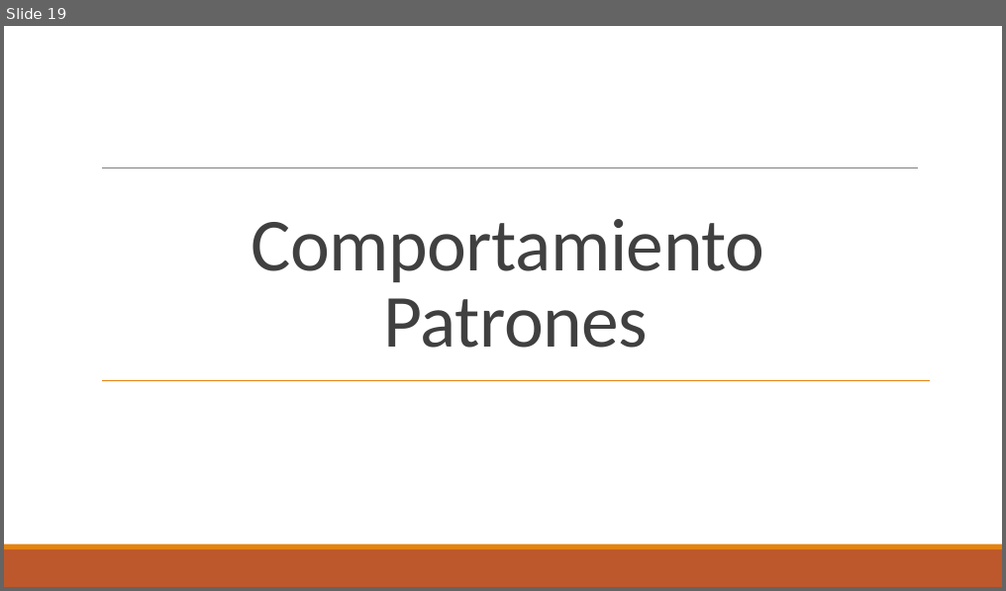
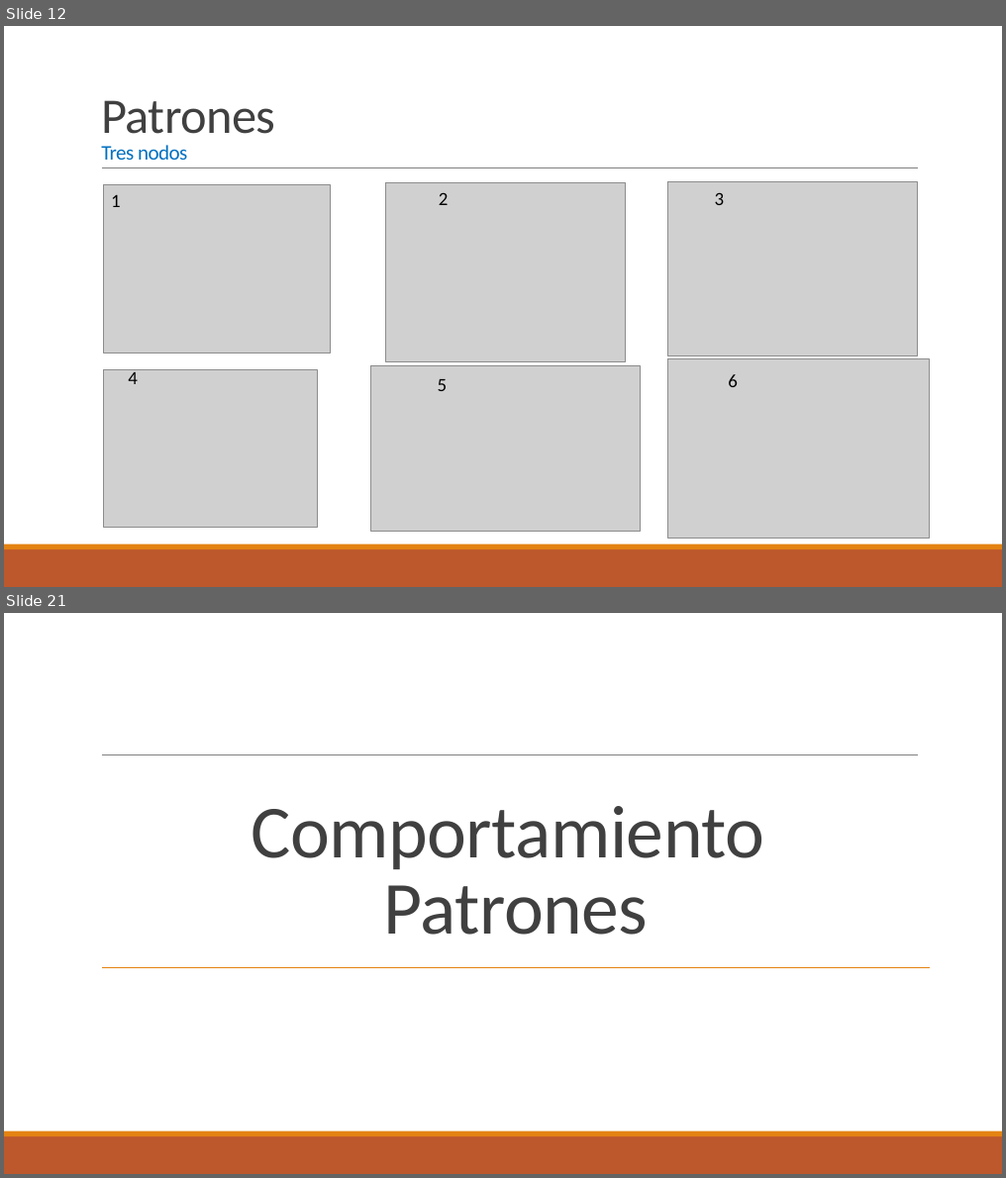
Before and after one commit to cealvarez/Repo-FONDECYT, a slide deck: Tesis/Nicolas/Análisis de Datos.pptx. Shown one above the other, each under a label of ours: slide 19 before the commit, slides 12 and 21 after it; the slides between them are not shown. The pictures are 1006x591 and 1006x1178 pixels, drawn with LibreOffice and Linux fonts; fonts in the diff are those of the drawing; grey boxes stand for pictures. Boxes give left, top, right and bottom in pixels: in the first picture for what was removed or moved away, otherwise in the second. Text is boxed around its words. In the diff, an @@ line names an element or a change of style, - is before the commit and + after.

```diff
--- a/Tesis/Nicolas/Análisis de Datos.pptx
+++ b/Tesis/Nicolas/Análisis de Datos.pptx
@@ slide 12 added at bbox=[4, 26, 1002, 587], background #FFFFFF; not listed: 3 template elements that a slide beside it also shows @@
@@ title added at bbox=[101, 100, 275, 160], 20 pt, text #0070C0 @@
+Patrones
+Tres nodos
@@ picture added at bbox=[104, 184, 330, 353] @@
@@ text added at bbox=[111, 195, 121, 207], 18 pt, text #000000 @@
+1
@@ picture added at bbox=[385, 183, 626, 363] @@
@@ text added at bbox=[439, 192, 449, 205], 18 pt, text #000000 @@
+2
@@ picture added at bbox=[668, 181, 918, 356] @@
@@ text added at bbox=[715, 192, 725, 205], 18 pt, text #000000 @@
+3
@@ picture added at bbox=[104, 370, 317, 528] @@
@@ text added at bbox=[128, 369, 138, 384], 18 pt, text #000000 @@
+4
@@ picture added at bbox=[371, 366, 641, 532] @@
@@ text added at bbox=[438, 379, 448, 391], 18 pt, text #000000 @@
+5
@@ picture added at bbox=[668, 360, 930, 538] @@
@@ text added at bbox=[728, 374, 738, 387], 18 pt, text #000000 @@
+6
@@ what was slide 19 is now slide 21 @@
```
Also in this commit, not shown: 9 slides changed, 10 other slides added, 9 slides removed, 9 other files.
